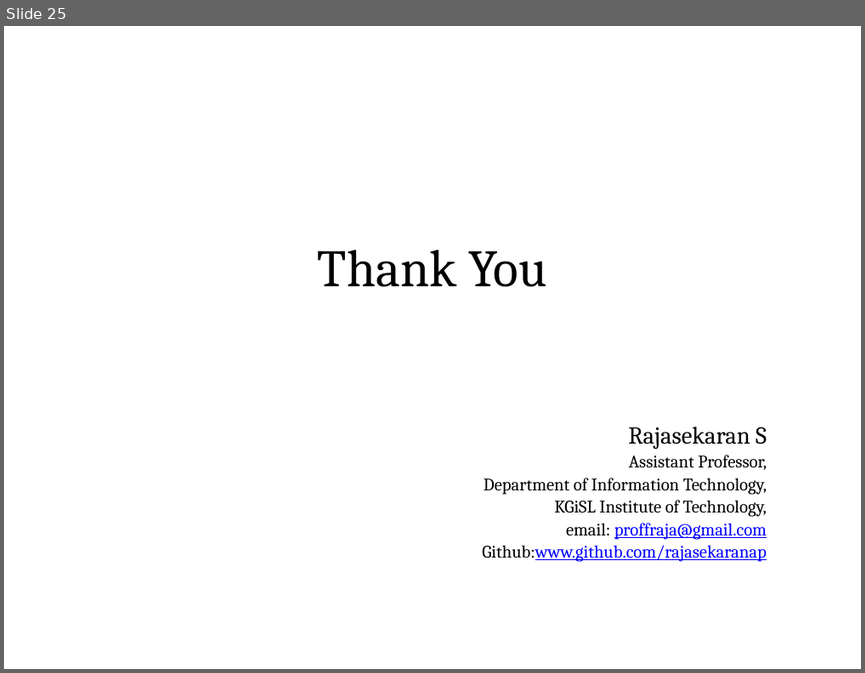
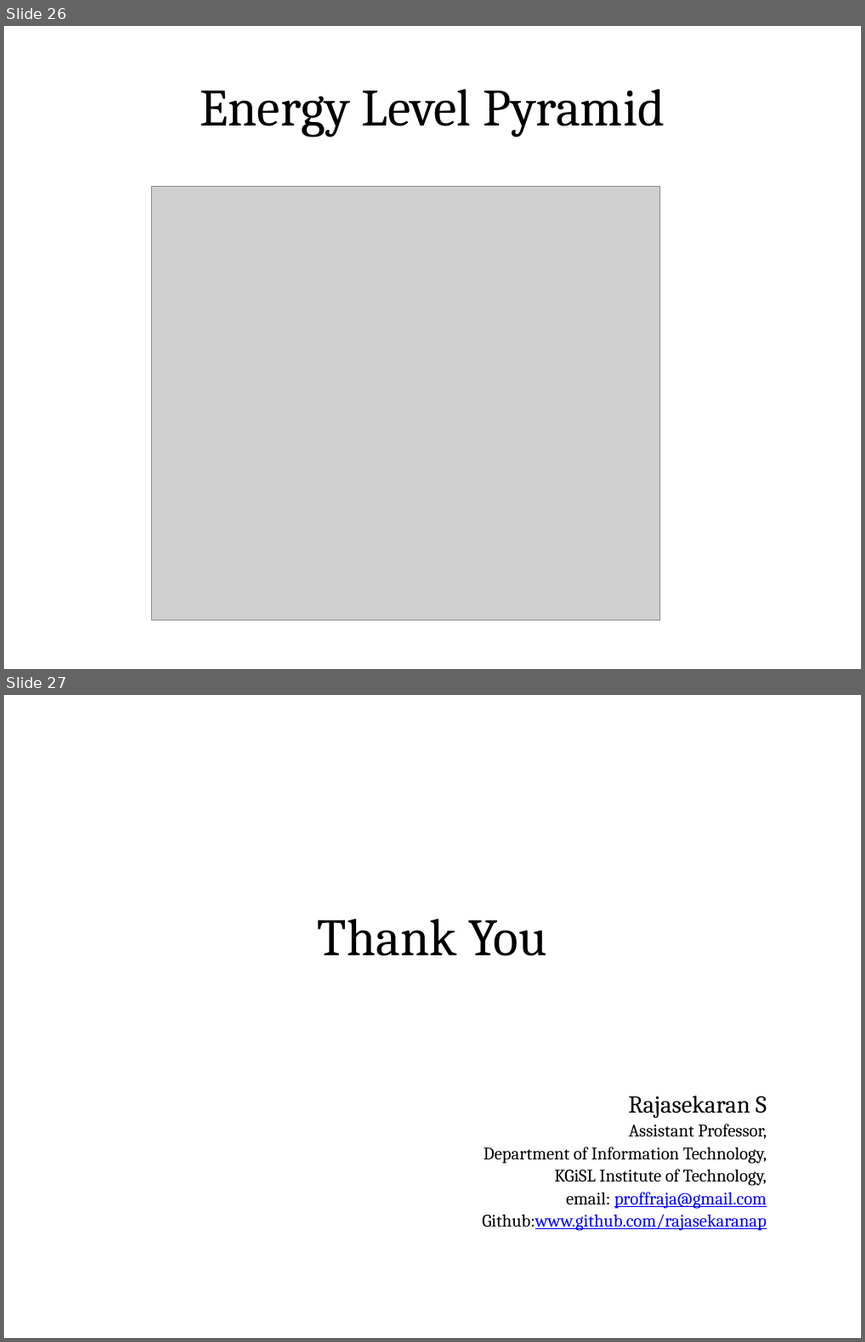
Before and after one commit to rajasekaran36/GE8291-Environmental-Science-and-Engineering, a slide deck: Slides/GE8291-U1.pptx. Shown one above the other, each under a label of ours: slide 25 before the commit, slides 26 and 27 after it. The pictures are 865x673 and 865x1342 pixels, drawn with LibreOffice and Linux fonts; fonts in the diff are those of the drawing; grey boxes stand for pictures. Boxes give left, top, right and bottom in pixels: in the first picture for what was removed or moved away, otherwise in the second. Text is boxed around its words. In the diff, an @@ line names an element or a change of style, - is before the commit and + after.

```diff
--- a/Slides/GE8291-U1.pptx
+++ b/Slides/GE8291-U1.pptx
@@ slide 26 added at <box>4,26,861,669</box>, background #FFFFFF @@
@@ title added at <box>46,52,818,159</box>, fill gradient #DAFDA7 to #E4FCC2 to #F5FFE7, outline #98B955 0.75 pt, 44 pt, text #000000 @@
+Energy Level Pyramid
@@ picture added at <box>151,186,660,619</box> @@
@@ what was slide 25 is now slide 27 @@
```
Also in this commit, not shown: 1 other slide added.
